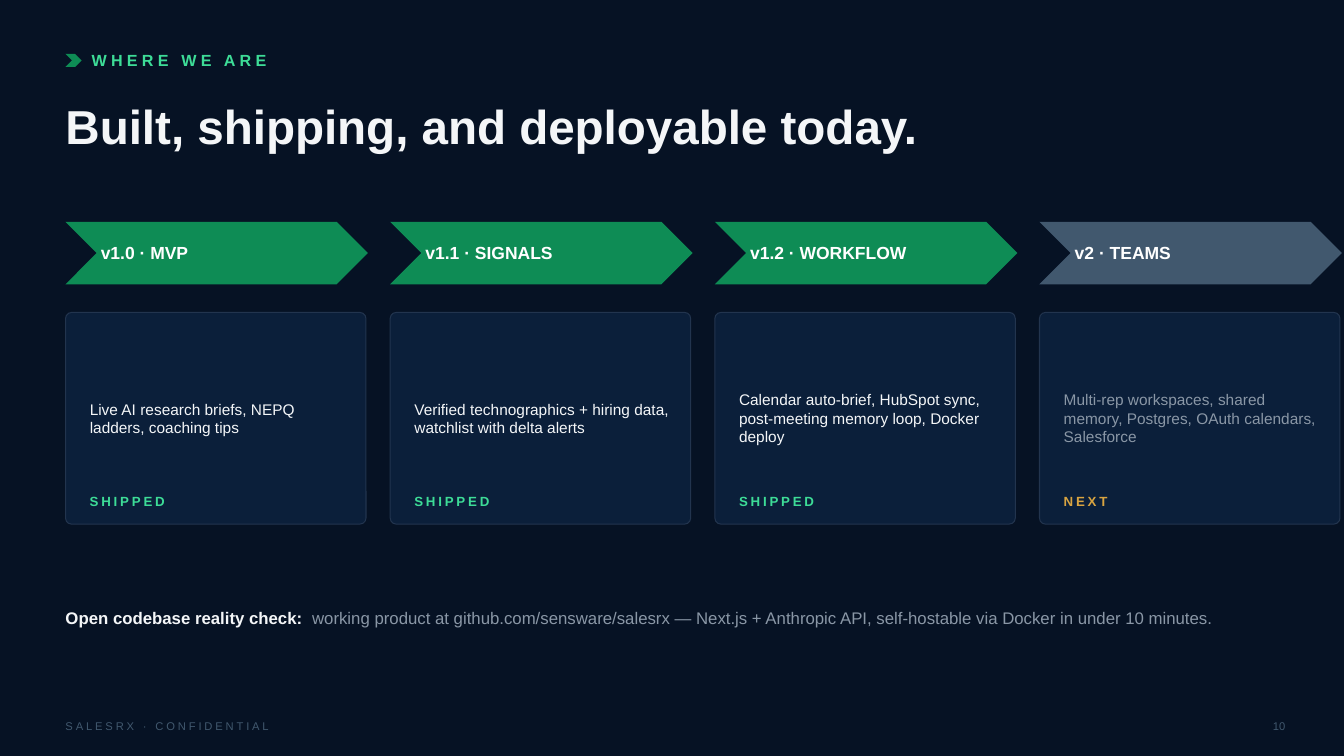
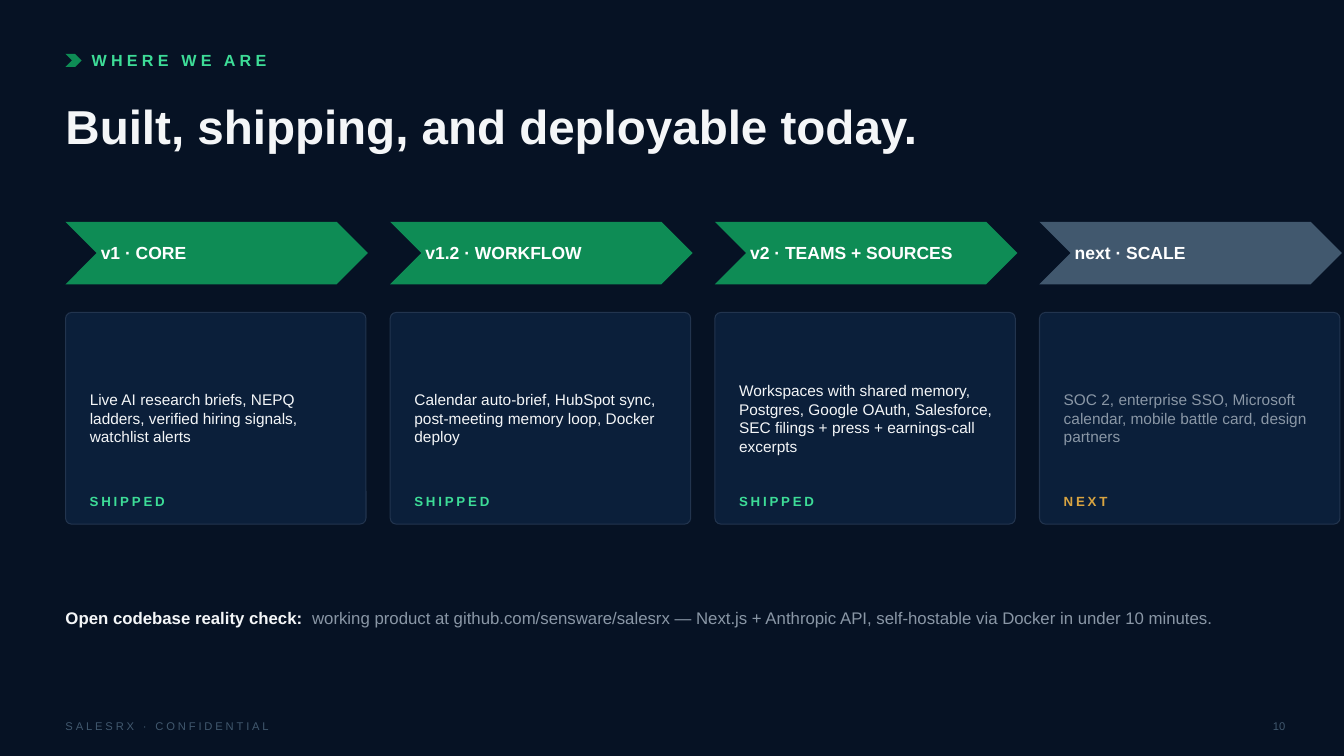
Before and after one commit to sensware/salesrx, a slide deck: slide 10 of docs/salesrx-pitch-deck.pptx. Drawn at 1344x756 pixels with LibreOffice and Linux fonts; fonts in the diff are those of the drawing. Boxes give left, top, right and bottom in pixels: in the first picture for what was removed or moved away, otherwise in the second. Text is boxed around its words. In the diff, an @@ line names an element or a change of style, - is before the commit and + after.

Commit message:
Docs to v2.1 state; reprice to $49 Pro / $79 Team
- README: pipeline diagram (+primary sources, shared memory), project structure,
  roadmap through v2.1, next = SOC 2/SSO/MS calendar/mobile
- pipeline-spec: phasing marked shipped through v2.1, pricing updated
- Pitch deck: $49 pricing, unit-econ chart 49/12/37 (~75% margin), roadmap
  slide shows v2 TEAMS+SOURCES shipped, under-the-hood refreshed
- Business plan: $49/$79 tiers (Team shipped), ARPU/ARR/margin projections
  recomputed, market sizing $590M, status v2.1, funding milestones updated

```diff
--- a/docs/salesrx-pitch-deck.pptx
+++ b/docs/salesrx-pitch-deck.pptx
@@ text at (x1=101, y1=246, x2=187, y2=259): text changed @@
-v1.0 · MVP
+v1 · CORE
@@ text at (x1=425, y1=246, x2=582, y2=259): text changed @@
-v1.1 · SIGNALS
+v1.2 · WORKFLOW
@@ text at (x1=750, y1=246, x2=952, y2=259): text changed @@
-v1.2 · WORKFLOW
+v2 · TEAMS + SOURCES
@@ text at (x1=1075, y1=247, x2=1185, y2=259): text changed @@
-v2 · TEAMS
+next · SCALE
@@ text at (x1=739, y1=385, x2=992, y2=455): text changed @@
-Calendar auto-brief, HubSpot sync, post-meeting memory loop, Docker deploy
+Workspaces with shared memory, Postgres, Google OAuth, Salesforce, SEC filings + press + earnings-call excerpts
@@ text at (x1=90, y1=394, x2=297, y2=442): text changed @@
-Live AI research briefs, NEPQ ladders, coaching tips
+Live AI research briefs, NEPQ ladders, verified hiring signals, watchlist alerts
@@ text at (x1=414, y1=394, x2=655, y2=445): text changed @@
-Verified technographics + hiring data, watchlist with delta alerts
+Calendar auto-brief, HubSpot sync, post-meeting memory loop, Docker deploy
@@ text at (x1=1064, y1=394, x2=1306, y2=445): text changed @@
-Multi-rep workspaces, shared memory, Postgres, OAuth calendars, Salesforce
+SOC 2, enterprise SSO, Microsoft calendar, mobile battle card, design partners
```
Also in this commit, not shown: 2 other slides changed, 3 other files.
